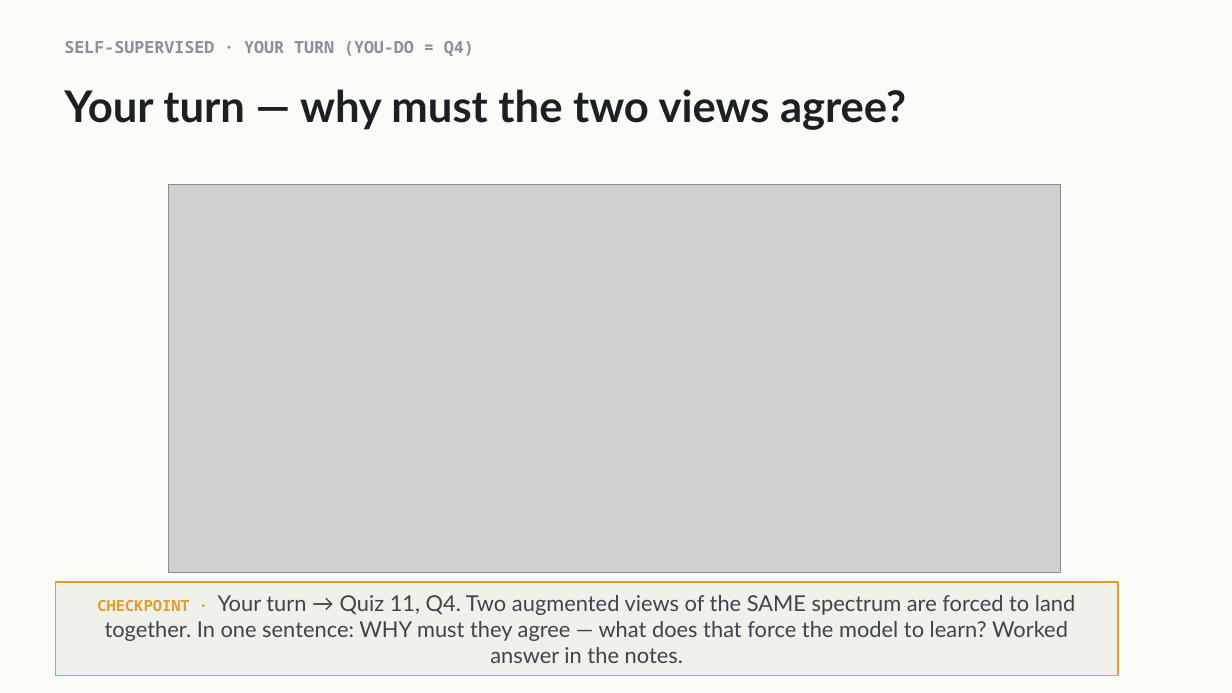
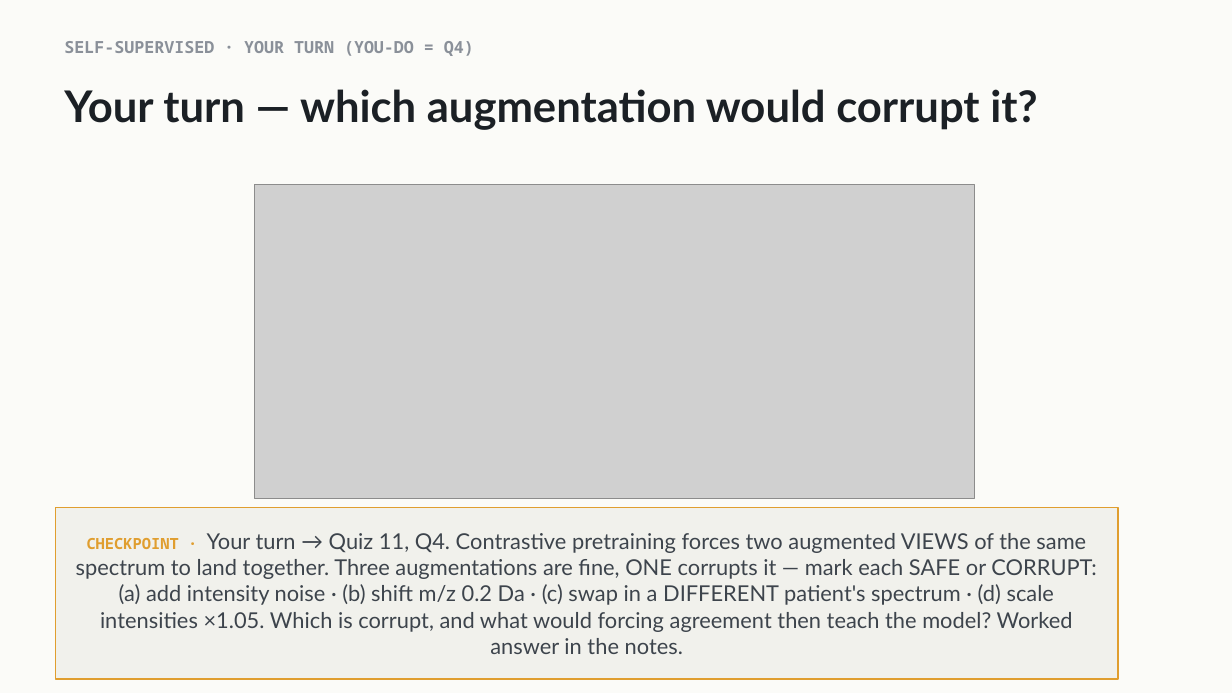
Before and after one commit to indigobio/msacl_dl_course, a slide deck: slide 16 of slides/pptx/lecture11_unsupervised.pptx. Drawn at 1232x693 pixels with LibreOffice and Linux fonts; fonts in the diff are those of the drawing; grey boxes stand for pictures. Boxes give left, top, right and bottom in pixels: in the first picture for what was removed or moved away, otherwise in the second. Text is boxed around its words. In the diff, an @@ line names an element or a change of style, - is before the commit and + after.

```diff
--- a/slides/pptx/lecture11_unsupervised.pptx
+++ b/slides/pptx/lecture11_unsupervised.pptx
@@ text at [64,89,1037,130]: text changed @@
-Your turn — why must the two views agree?
+Your turn — which augmentation would corrupt it?
@@ picture: place and size @@
-picture at [168,185,1061,573]
+picture at [254,185,974,498]
@@ rectangle "CHECKPOINT · Your turn → ...": place and size @@
-rectangle "CHECKPOINT · Your turn → ..." at [55,582,1118,676]
+rectangle "CHECKPOINT · Your turn → ..." at [55,507,1118,679]
@@ text in rectangle at [76,533,1097,654]: text changed @@
-CHECKPOINT · Your turn → Quiz 11, Q4. Two augmented views of the SAME spectrum are forced to land together. In one sentence: WHY must they agree — what does that force the model to learn? Worked answer in the notes.
+CHECKPOINT · Your turn → Quiz 11, Q4. Contrastive pretraining forces two augmented VIEWS of the same spectrum to land together. Three augmentations are fine, ONE corrupts it — mark each SAFE or CORRUPT: (a) add intensity noise · (b) shift m/z 0.2 Da · (c) swap in a DIFFERENT patient's spectrum · (d) scale intensities ×1.05. Which is corrupt, and what would forcing agreement then teach the model? Worked answer in the notes.
```
Also in this commit, not shown: 2 other slides changed, 2 other files.
